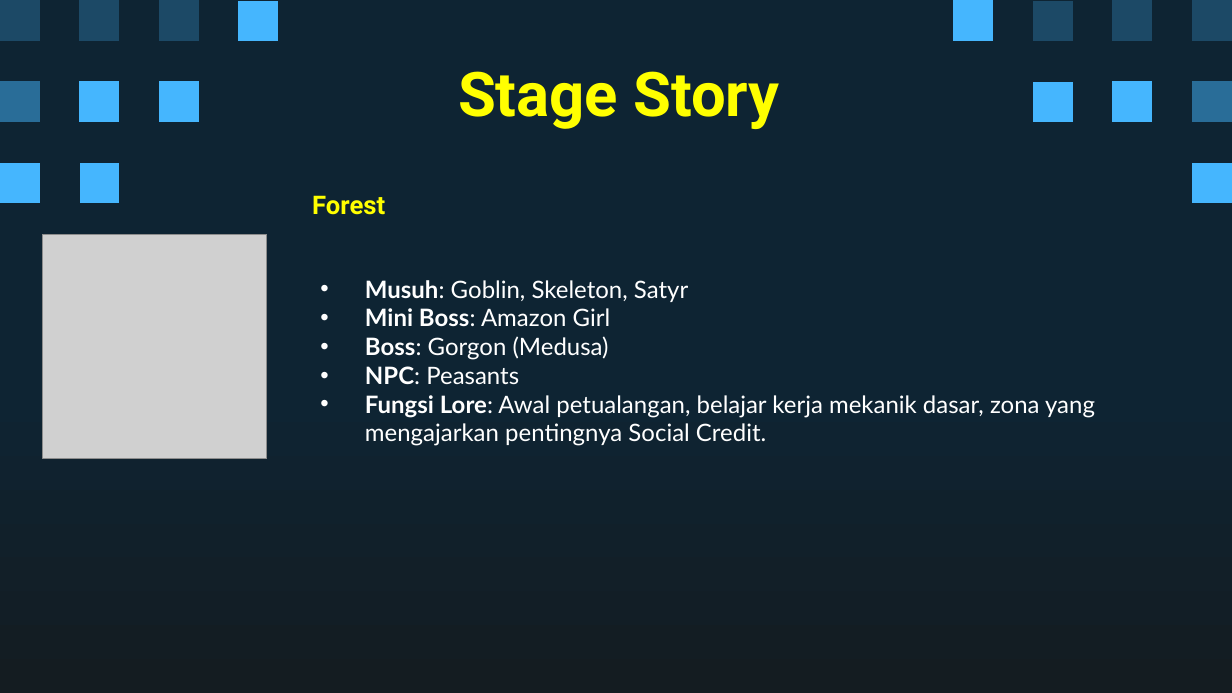
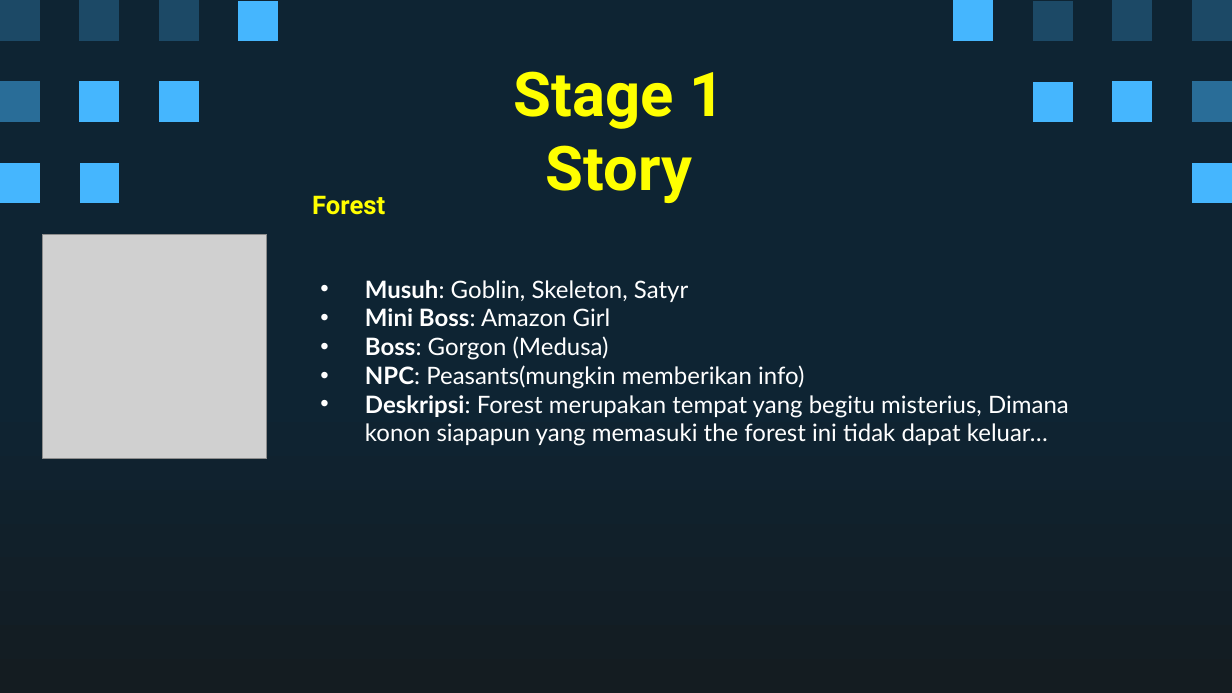
Before and after one commit to Ricardhad/gameProgProject, a slide deck: slide 14 of Super Pixel Vintage Gaming by Slidesgo.pptx. Drawn at 1232x693 pixels with LibreOffice and Linux fonts; fonts in the diff are those of the drawing; grey boxes stand for pictures. Boxes give left, top, right and bottom in pixels: in the first picture for what was removed or moved away, otherwise in the second. Text is boxed around its words. In the diff, an @@ line names an element or a change of style, - is before the commit and + after.

Commit message:
ppt deskripsi stage

```diff
--- a/Super Pixel Vintage Gaming by Slidesgo.pptx
+++ b/Super Pixel Vintage Gaming by Slidesgo.pptx
@@ title at <box>514,71,724,203</box>: text changed @@
-Stage Story
+Stage 1 Story
@@ subtitle at <box>365,365,1069,446</box>: text changed @@
-• NPC: Peasants
-• Fungsi Lore: Awal petualangan, belajar kerja mekanik dasar, zona yang mengajarkan pentingnya Social Credit.
+• NPC: Peasants(mungkin memberikan info)
+• Deskripsi: Forest merupakan tempat yang begitu misterius, Dimana konon siapapun yang memasuki the forest ini tidak dapat keluar…
```
Also in this commit, not shown: 6 other slides changed.
